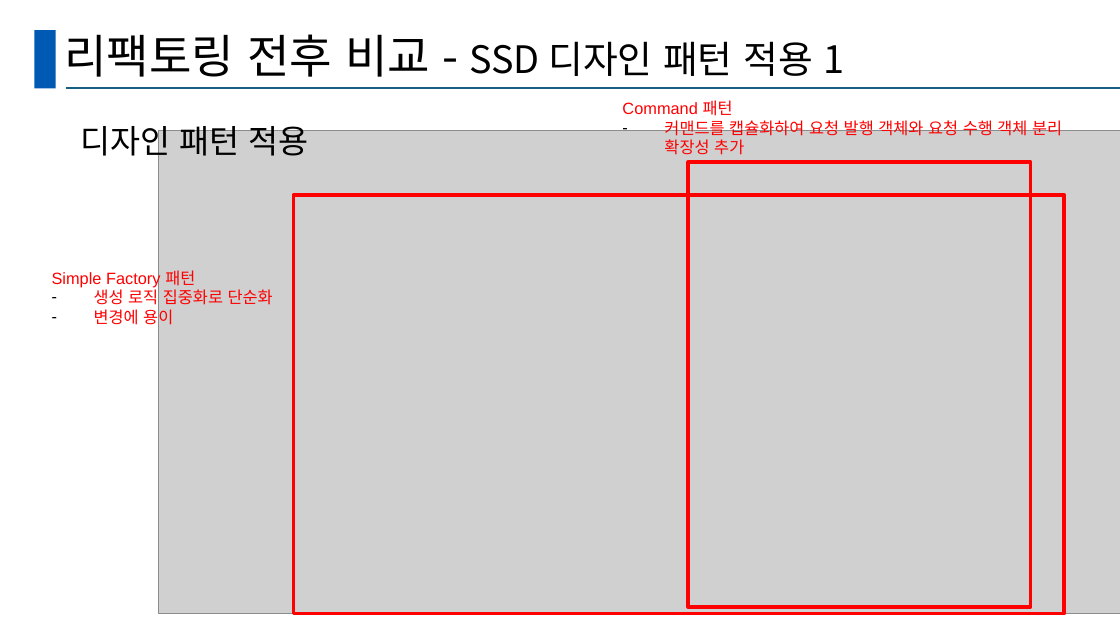
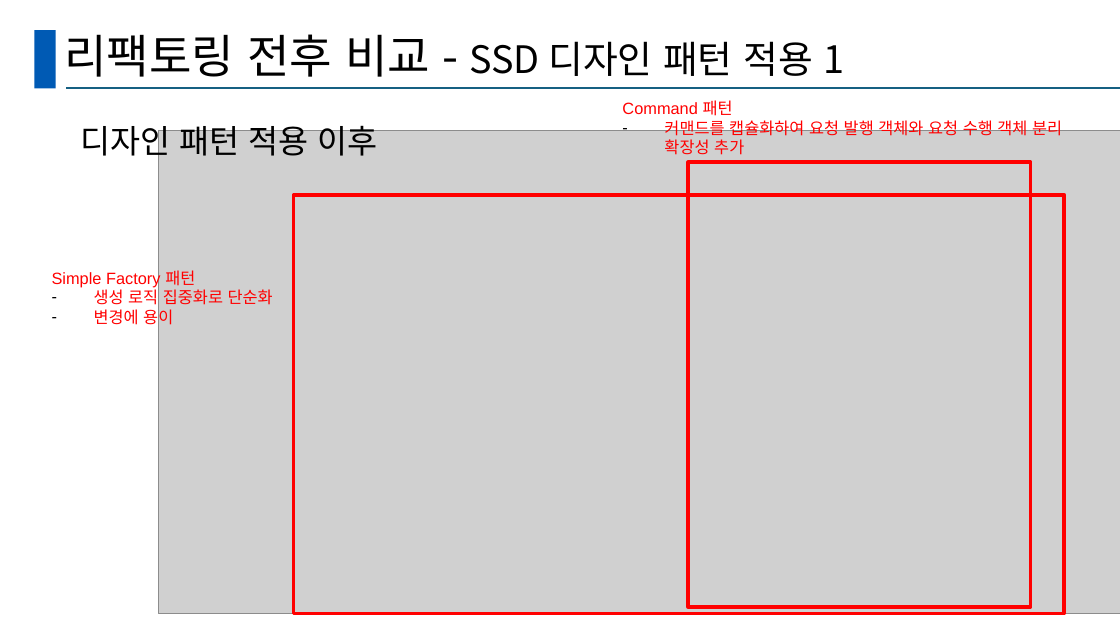
Before and after one commit to hobism3/SSD_A-Teuk, a slide deck: slide 27 of CRA_A-teuk.pptx (slide 8 before the commit). Drawn at 1120x630 pixels with LibreOffice and Linux fonts; fonts in the diff are those of the drawing; grey boxes stand for pictures. Boxes give left, top, right and bottom in pixels: in the first picture for what was removed or moved away, otherwise in the second. Text is boxed around its words. In the diff, an @@ line names an element or a change of style, - is before the commit and + after.

```diff
--- a/CRA_A-teuk.pptx
+++ b/CRA_A-teuk.pptx
@@ text at (80, 119, 378, 161): text changed @@
-디자인 패턴 적용
+디자인 패턴 적용 이후
```
Also in this commit, not shown: 7 other slides changed, 25 slides added, 3 slides removed.
